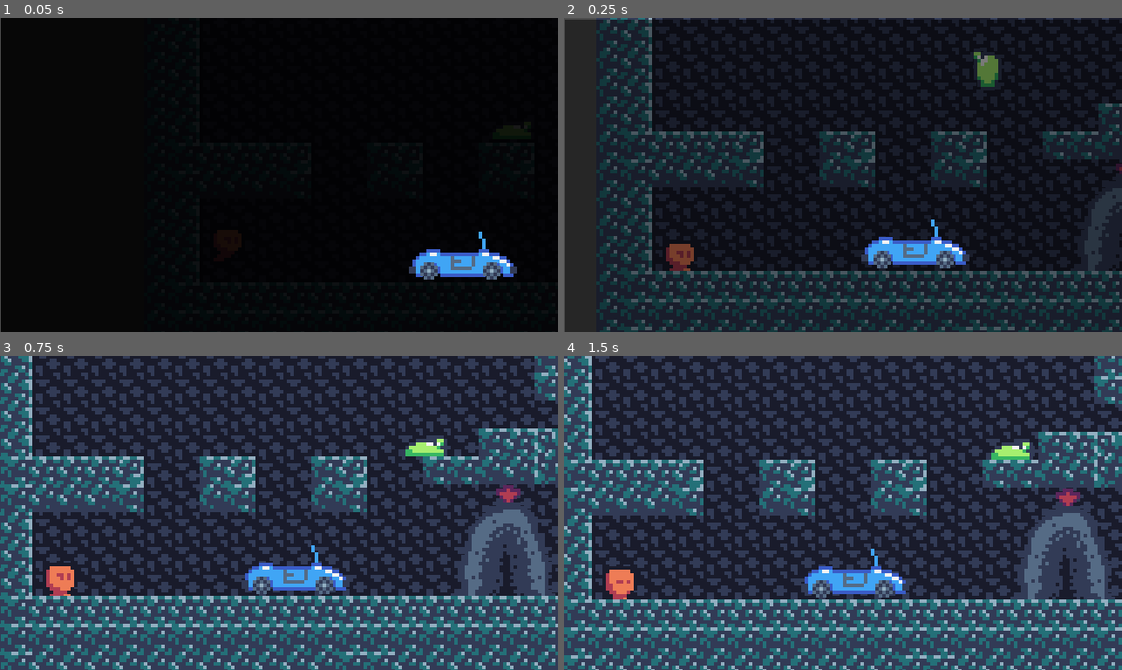
Above: before the commit, frames 1-4 (two rows, left to right).
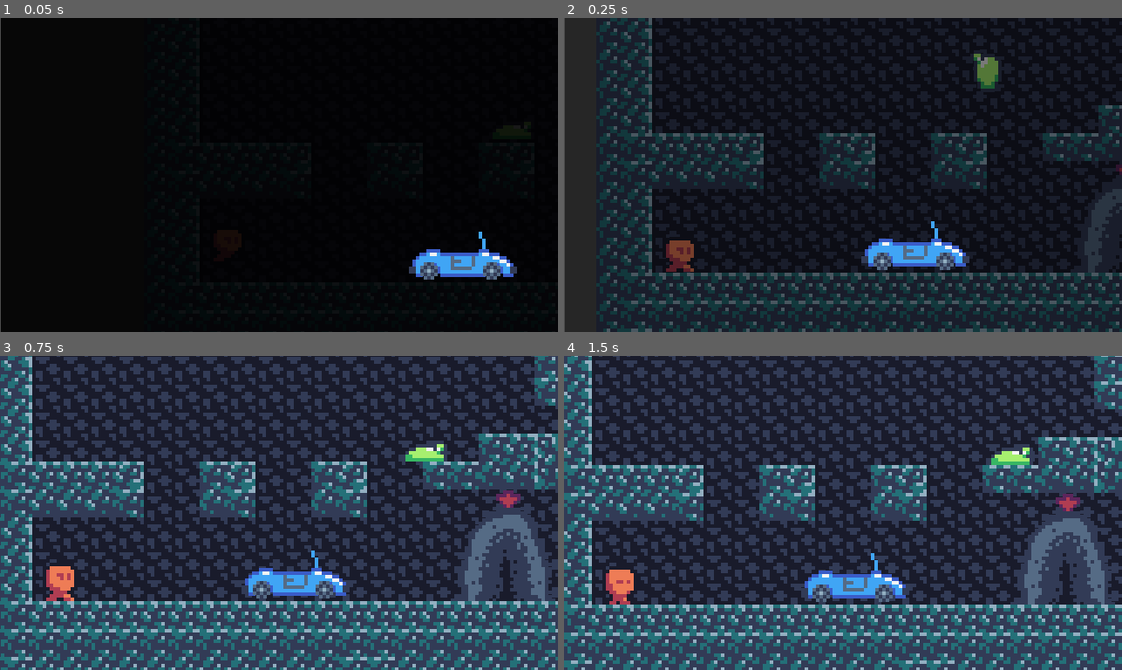
Above: after the commit, the same moments.

Repository: Apop85/Games
Game: Godot game, scene res://Scenes/game.tscn
Same seed, same stepped clock (60 frames per second), same inputs: the game is played once before the commit and once after it.
Inputs:
- Up to frame 1 (0.05 s): no input
- Up to frame 2 (0.25 s): no input
- Up to frame 3 (0.75 s): no input
- Up to frame 4 (1.5 s): tap W (jump) at 0.77 s

Frame 1 is identical in both runs. In frame 2, 11% of the frame differs, in the area x 0-100%, y 0-100%; in frame 3, 52%; in frame 4, 52%.

Commit message:
Update Player.tscn

Diff:
--- a/GoDot/First_Try/Scenes/Player.tscn
+++ b/GoDot/First_Try/Scenes/Player.tscn
@@ -50,10 +50,8 @@
 			move_speed_player.y = -JUMP_POWER
 
 	if Input.is_action_just_pressed(\"action\"):
-		print(\"triggered\")
 #		Check if there is an overlapping area called \"Car\"
 		for object in $AttackCol.get_overlapping_bodies():
-			print(object.name)
 			if object.name == \"Car\":
 #				Call enter_car function of Car
 				object.enter_car(self)
@@ -87,7 +85,7 @@
 "
 
 [sub_resource type="RectangleShape2D" id=2]
-extents = Vector2( 4.25305, 4.5628 )
+extents = Vector2( 4.92517, 5.02735 )
 
 [sub_resource type="Animation" id=3]
 resource_name = "air"
@@ -140,7 +138,7 @@
 }
 
 [sub_resource type="RectangleShape2D" id=6]
-extents = Vector2( 2.93478, 3.33953 )
+extents = Vector2( 2.93478, 0.692298 )
 
 [node name="Player" type="KinematicBody2D"]
 collision_layer = 2147483650
@@ -151,10 +149,10 @@
 texture = ExtResource( 1 )
 vframes = 8
 hframes = 8
-frame = 8
+frame = 5
 
 [node name="ColSquare" type="CollisionShape2D" parent="."]
-position = Vector2( 0, 2 )
+position = Vector2( 0, 3 )
 shape = SubResource( 2 )
 
 [node name="AnimationPlayer" type="AnimationPlayer" parent="."]
@@ -163,6 +161,7 @@
 anims/walk = SubResource( 5 )
 
 [node name="AttackCol" type="Area2D" parent="."]
+position = Vector2( 0, 4 )
 collision_layer = 2147483649
 
 [node name="CollisionShape2D" type="CollisionShape2D" parent="AttackCol"]
